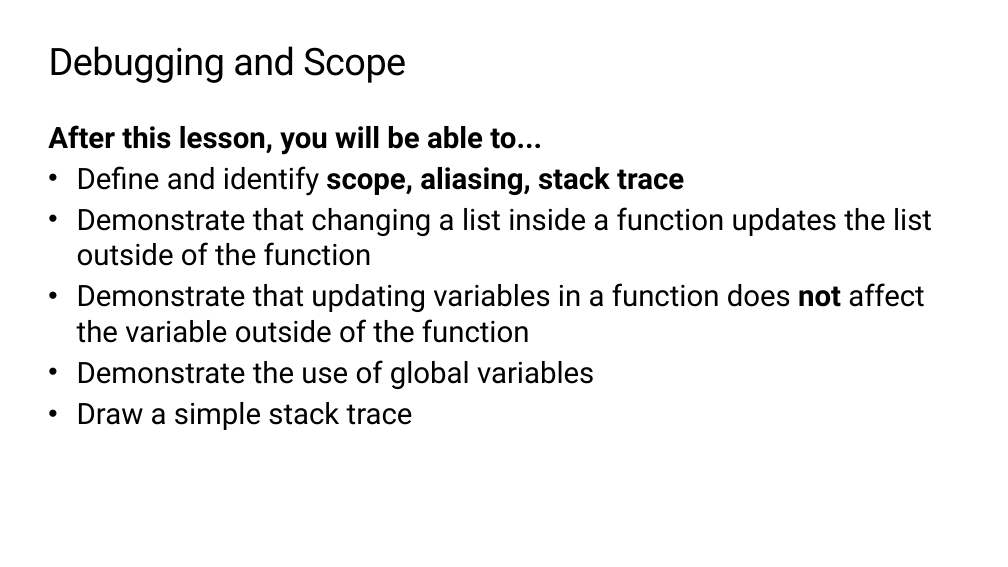
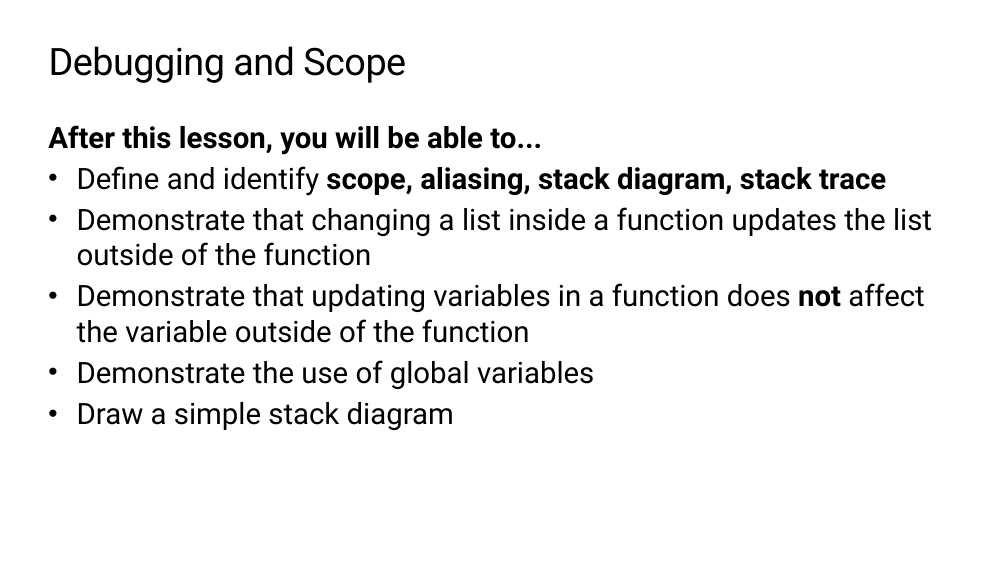
Before and after one commit to TEALSK12/2nd-semester-introduction-to-computer-science, a slide deck: slide 2 of units/3_unit/slidedecks/Intro Python 3.04 TEALS.pptx. Drawn at 1008x567 pixels with LibreOffice and Linux fonts; fonts in the diff are those of the drawing; background and template pictures are left out. Boxes give left, top, right and bottom in pixels: in the first picture for what was removed or moved away, otherwise in the second. Text is boxed around its words. In the diff, an @@ line names an element or a change of style, - is before the commit and + after.

Commit message:
Stack diagram+trace, other updates for Unit 3

```diff
--- a/units/3_unit/slidedecks/Intro Python 3.04 TEALS.pptx
+++ b/units/3_unit/slidedecks/Intro Python 3.04 TEALS.pptx
@@ text at [77,166,886,196]: text changed @@
-• Define and identify scope, aliasing, stack trace
+• Define and identify scope, aliasing, stack diagram, stack trace
@@ text at [77,402,454,430]: text changed @@
-• Draw a simple stack trace
+• Draw a simple stack diagram
```
Also in this commit, not shown: 6 other slides changed, 2 slides added, 11 other files.
